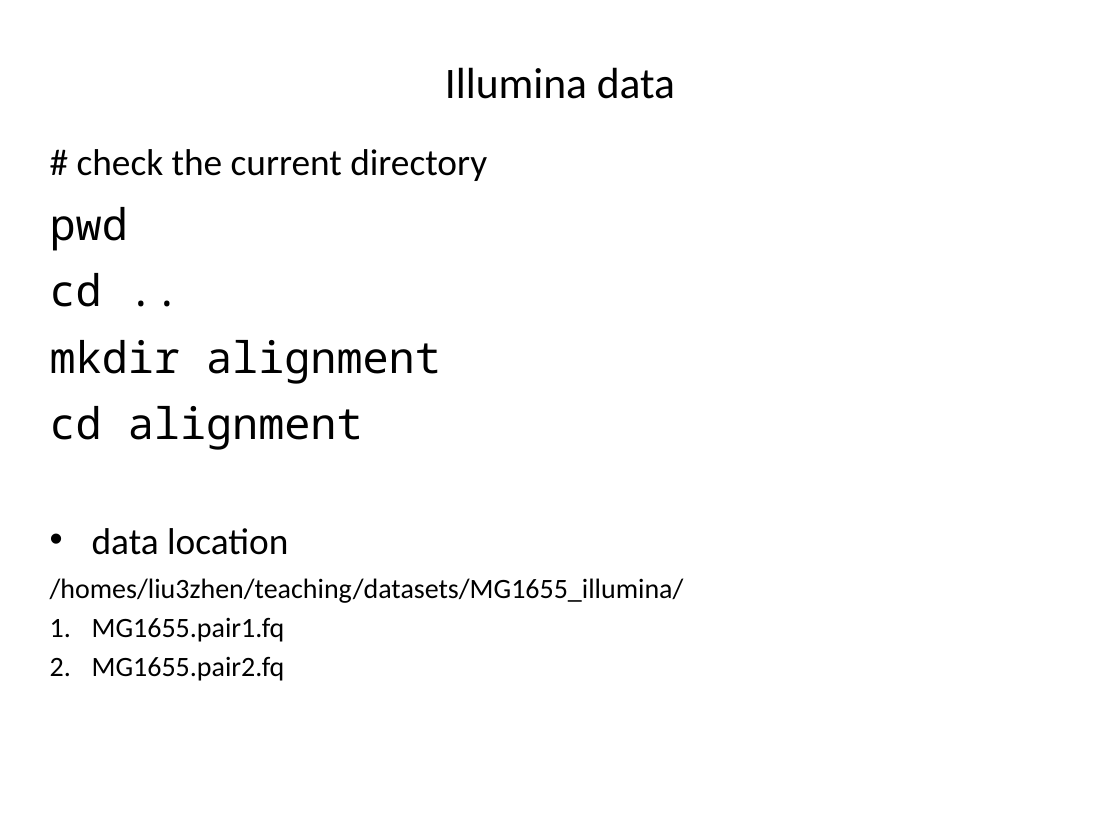
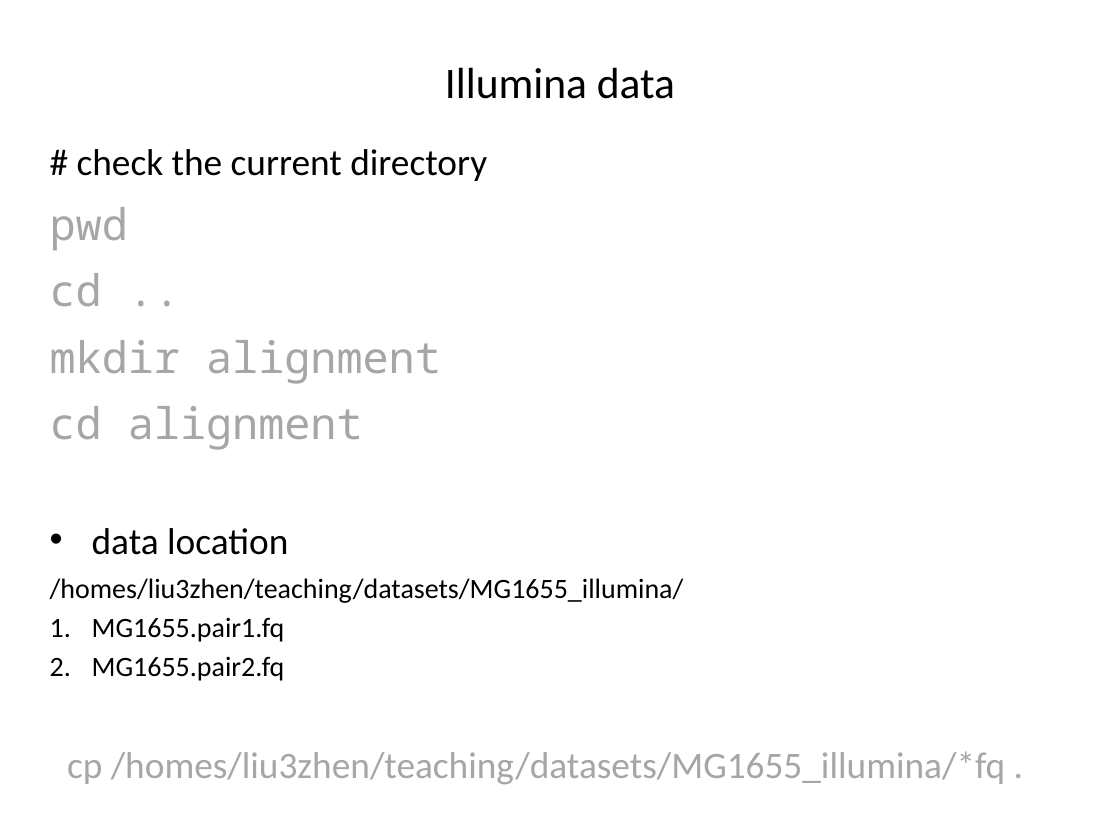
Before and after one commit to liu3zhenlab/teaching, a slide deck: slide 22 of PLPTH813Bioinformatis/2021/labs/lab05_alignment.pptx. Drawn at 1120x840 pixels with LibreOffice and Linux fonts; fonts in the diff are those of the drawing. Boxes give left, top, right and bottom in pixels: in the first picture for what was removed or moved away, otherwise in the second. Text is boxed around its words. In the diff, an @@ line names an element or a change of style, - is before the commit and + after.

```diff
--- a/PLPTH813Bioinformatis/2021/labs/lab05_alignment.pptx
+++ b/PLPTH813Bioinformatis/2021/labs/lab05_alignment.pptx
@@ text at bbox=[50, 207, 441, 450]: text colour #000000 to #A6A6A6 in "pwd", "cd ..", "mkdir alignment", "cd alignment" @@
@@ text added at bbox=[67, 751, 1005, 784], 24 pt, text #A6A6A6 @@
+cp /homes/liu3zhen/teaching/datasets/MG1655_illumina/*fq .
```
Also in this commit, not shown: 5 other slides changed, 1 other file.
